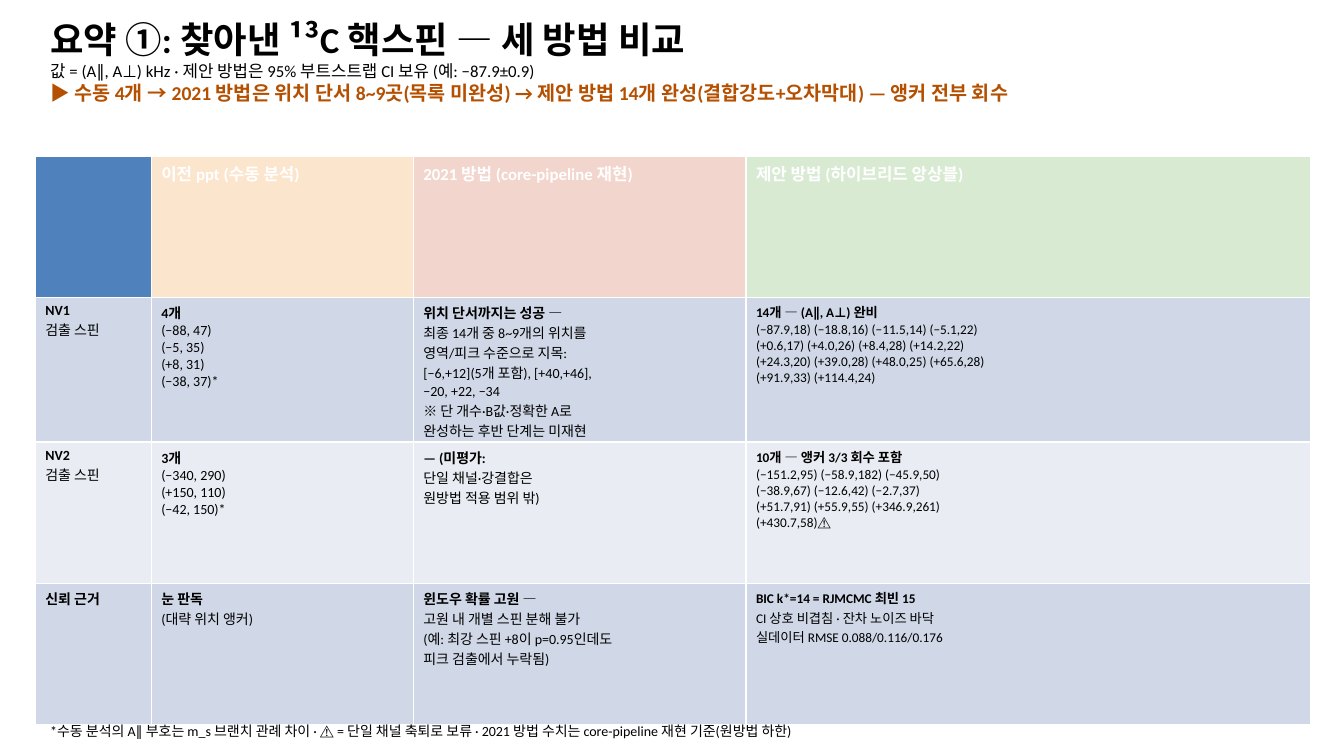
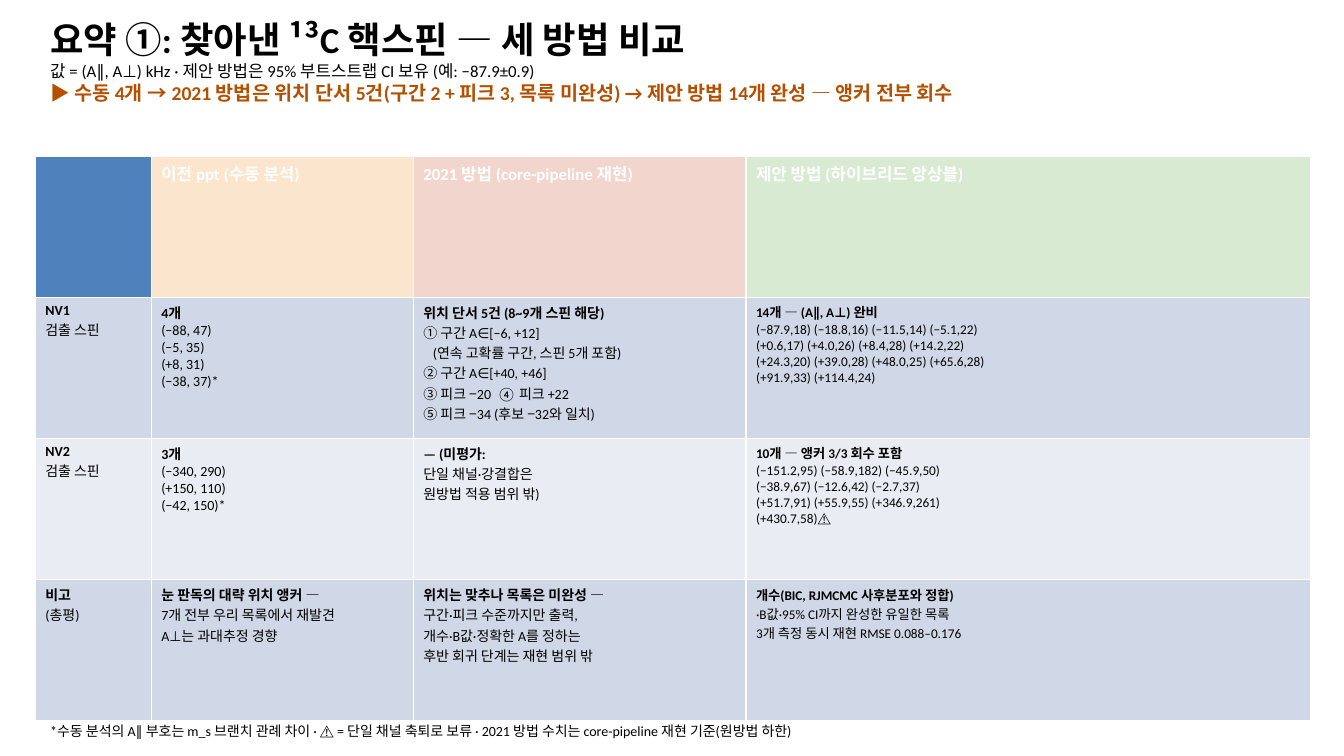
Before and after one commit to woodoleexdots/dl_cdetect, a slide deck: slide 1 of results/NV_C13_summary_3slides.pptx. Drawn at 1344x756 pixels with LibreOffice and Linux fonts; fonts in the diff are those of the drawing. Boxes give left, top, right and bottom in pixels: in the first picture for what was removed or moved away, otherwise in the second. Text is boxed around its words. In the diff, an @@ line names an element or a change of style, - is before the commit and + after.

```diff
--- a/results/NV_C13_summary_3slides.pptx
+++ b/results/NV_C13_summary_3slides.pptx
@@ text at bbox=[74, 80, 953, 103]: text changed @@
-▶ 수동 4개 → 2021 방법은 위치 단서 8~9곳(목록 미완성) → 제안 방법 14개 완성(결합강도+오차막대) — 앵커 전부 회수
+▶ 수동 4개 → 2021 방법은 위치 단서 5건(구간 2 + 피크 3, 목록 미완성) → 제안 방법 14개 완성 — 앵커 전부 회수
@@ table at bbox=[35, 156, 1311, 721] @@
-row 2, column 3: 위치 단서까지는 성공 — / 최종 14개 중 8~9개의 위치를 / 영역/피크 수준으로 지목: / [−6,+12](5개 포함), [+40,+46], / −20, +22, −34 / ※ 단 개수·B값·정확한 A로 / 완성하는 후반 단계는 미재현 / → 스핀 '목록'은 미산출
+row 2, column 3: 위치 단서 5건 (8~9개 스핀 해당) / ① 구간 A∈[−6, +12] / (연속 고확률 구간, 스핀 5개 포함) / ② 구간 A∈[+40, +46] / ③ 피크 −20 ④ 피크 +22 / ⑤ 피크 −34 (후보 −32와 일치)
-row 4: 신뢰 근거 | 눈 판독 / (대략 위치 앵커) | 윈도우 확률 고원 — / 고원 내 개별 스핀 분해 불가 / (예: 최강 스핀 +8이 p=0.95인데도 / 피크 검출에서 누락됨) | BIC k*=14 = RJMCMC 최빈 15 / CI 상호 비겹침 · 잔차 노이즈 바닥 / 실데이터 RMSE 0.088/0.116/0.176
+row 4: 비고 / (총평) | 눈 판독의 대략 위치 앵커 — / 7개 전부 우리 목록에서 재발견 / A⊥는 과대추정 경향 | 위치는 맞추나 목록은 미완성 — / 구간·피크 수준까지만 출력, / 개수·B값·정확한 A를 정하는 / 후반 회귀 단계는 재현 범위 밖 | 개수(BIC, RJMCMC 사후분포와 정합) / ·B값·95% CI까지 완성한 유일한 목록 / 3개 측정 동시 재현 RMSE 0.088–0.176
```
Also in this commit, not shown: 1 other file.
